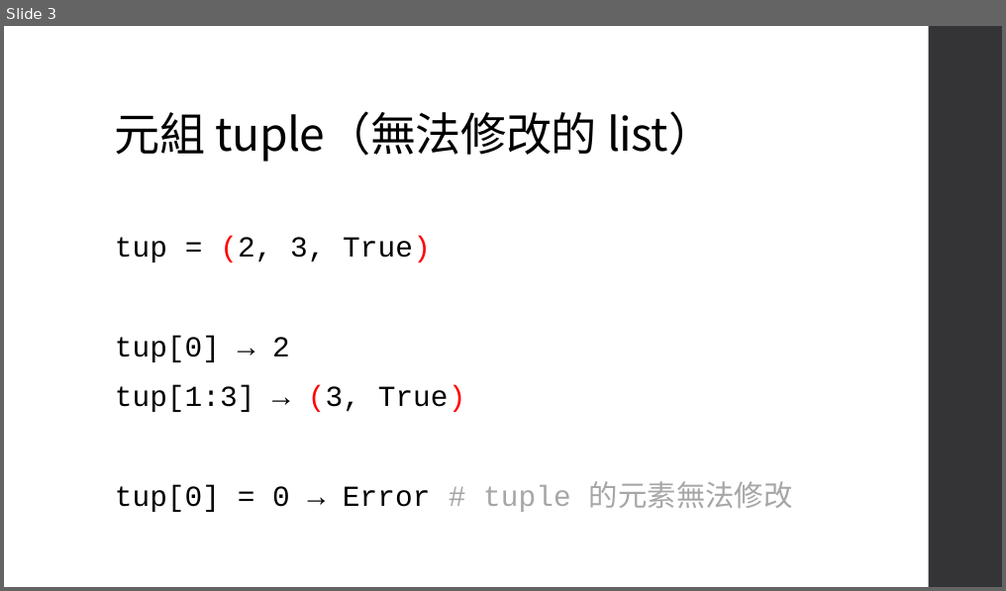
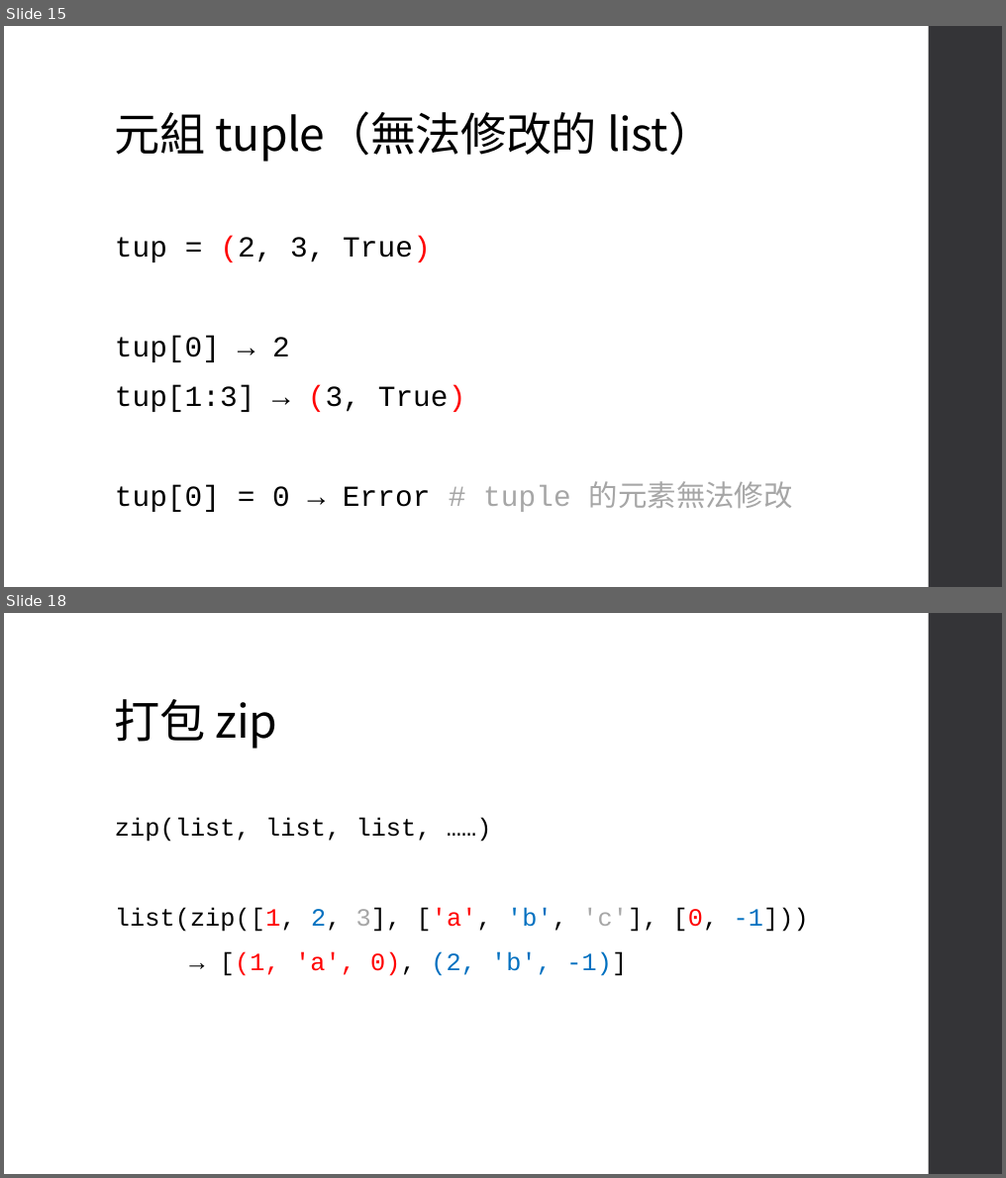
Before and after one commit to an920107/ServiceLearning, a slide deck: Class 5.pptx. Shown one above the other, each under a label of ours: slide 3 before the commit, slides 15 and 18 after it; the slides between them are not shown. The pictures are 1006x591 and 1006x1178 pixels, drawn with LibreOffice and Linux fonts; fonts in the diff are those of the drawing. Boxes give left, top, right and bottom in pixels: in the first picture for what was removed or moved away, otherwise in the second. Text is boxed around its words. In the diff, an @@ line names an element or a change of style, - is before the commit and + after.

```diff
--- a/Class 5.pptx
+++ b/Class 5.pptx
@@ slide 18 added at [4,613,1002,1174], background #FFFFFF; not listed: 1 template element that a slide beside it also shows @@
@@ title added at [115,699,277,749], 44 pt, text #000000 @@
+打包 zip
@@ text added at [115,817,809,976], 24 pt, text #000000 @@
+zip(list, list, list, ……)
+list(zip([1, 2, 3], ['a', 'b', 'c'], [0, -1]))
+→ [(1, 'a', 0), (2, 'b', -1)]
@@ what was slide 3 is now slide 15 @@
```
Also in this commit, not shown: 2 slides changed, 13 other slides added.
